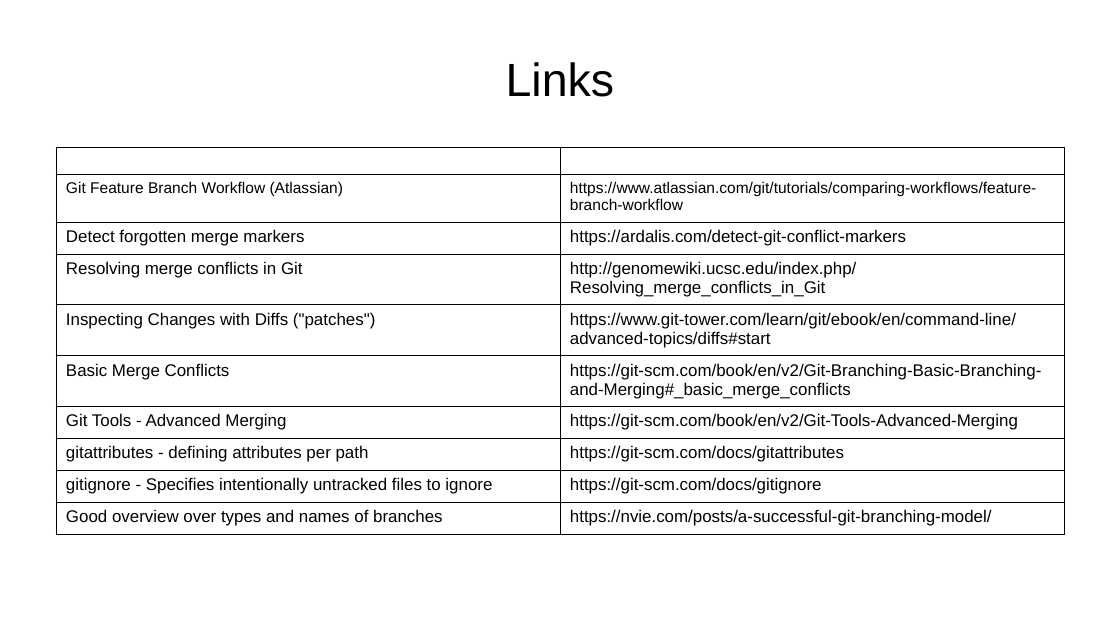
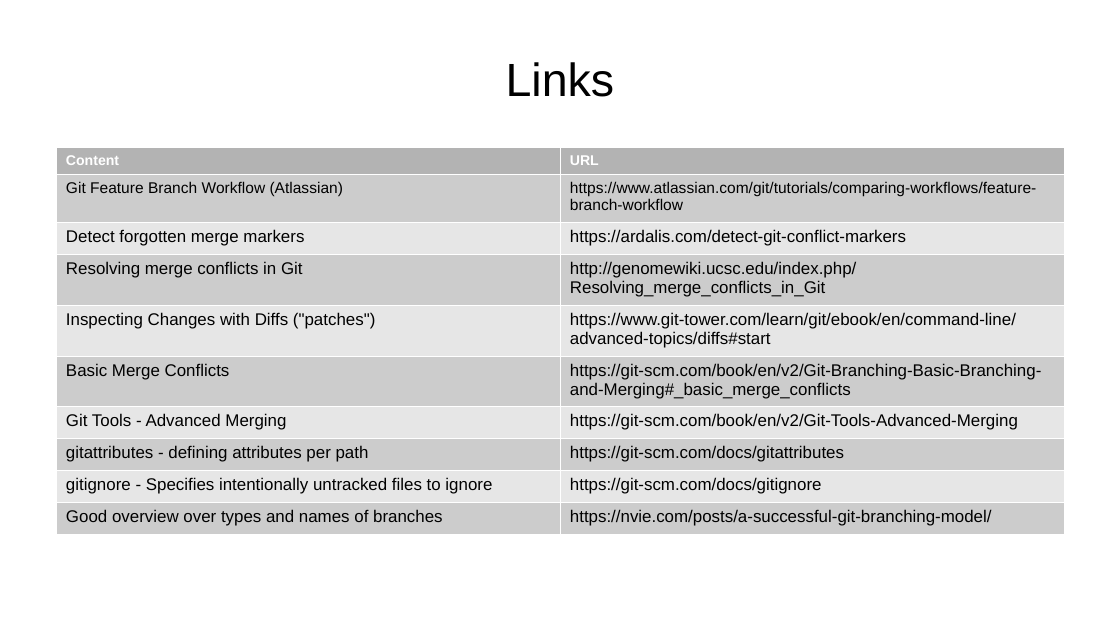
Before and after one commit to aryoda/git_essentials, a slide deck: slide 23 of Introduction to Git collaboration workflows.odp. Drawn at 1120x630 pixels with LibreOffice and Linux fonts; fonts in the diff are those of the drawing. Boxes give left, top, right and bottom in pixels: in the first picture for what was removed or moved away, otherwise in the second. Text is boxed around its words. In the diff, an @@ line names an element or a change of style, - is before the commit and + after.

```diff
--- a/Introduction to Git collaboration workflows.odp
+++ b/Introduction to Git collaboration workflows.odp
@@ table at bbox=[56, 147, 1064, 530] @@
@@ fill none to #B3B3B3 in row 1 @@
@@ fill none to #CCCCCC in 10 cells @@
@@ fill none to #E6E6E6 in 8 cells @@
@@ borders changed @@
```
Also in this commit, not shown: 4 other slides changed.
